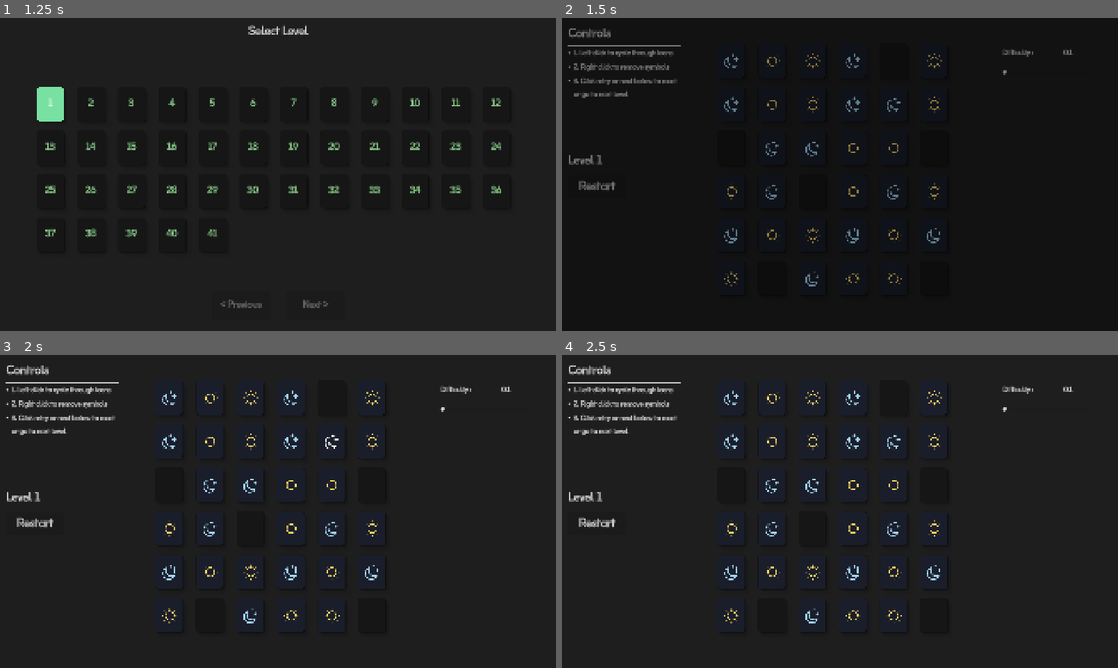
Above: before the commit, frames 1-4 (two rows, left to right).
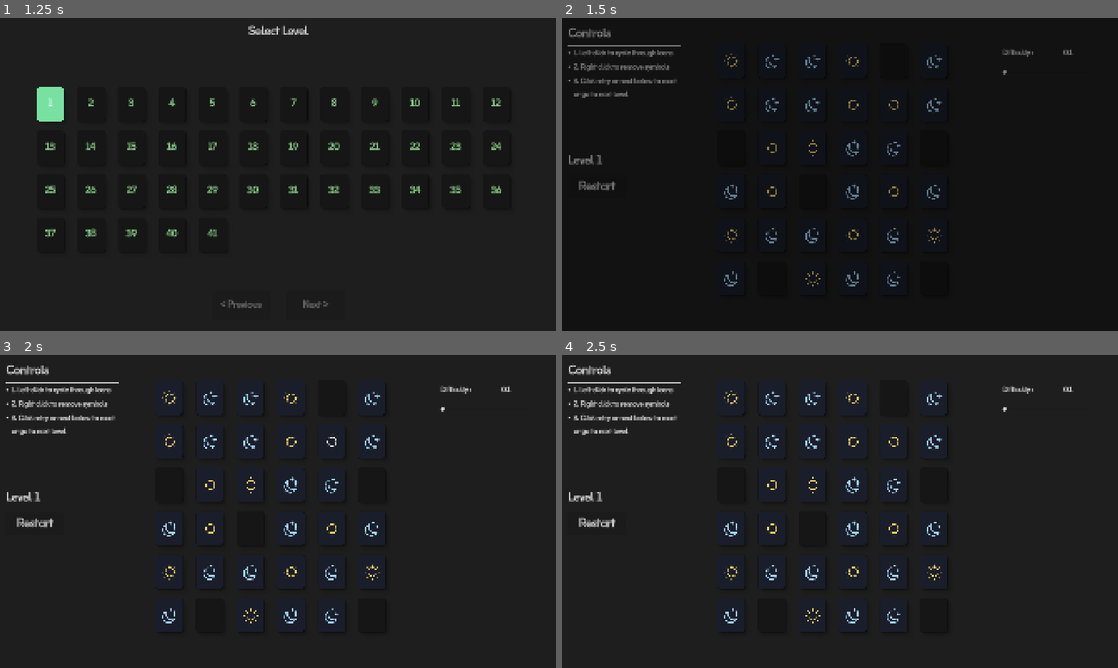
Above: after the commit, the same moments.

Repository: Ghosttown-sys/Balance
Game: Godot game, scene res://addons/revelab_base_kit/title/title.tscn
Two runs of this game, one before a commit and one after it. Both use one fixed random seed, a clock stepped at 60 frames per second and the inputs below.
Inputs (mouse positions are in pixels of both pictures, inside the frame that each line leads up to):
- Up to frame 1 (1.25 s): click "Play" at 0.5 s
- Up to frame 2 (1.5 s): drag from (617, 108) to (895, 105) at 1.27 s
- Up to frame 3 (2 s): no input
- Up to frame 4 (2.5 s): click "Restart" at 2 s

Frame 1 is identical in both runs. In frame 2, 1.5% of the frame differs, in the area x 29-69%, y 11-86%; in frame 3, 1.6%; in frame 4, 1.6%.

Commit message:
music in

Diff:
--- /dev/null
+++ b/autoload/music.gd
@@ -0,0 +1,6 @@
+extends Node
+@onready var pop: AudioStreamPlayer = $pop
+
+func play_pop():
+	pop.pitch_scale = randf_range(0.95, 1.05)
+	pop.play()
--- /dev/null
+++ b/autoload/music.tscn
@@ -0,0 +1,17 @@
+[gd_scene load_steps=4 format=3 uid="uid://tyr0jsfpx8hn"]
+
+[ext_resource type="Script" uid="uid://brapu7egej03q" path="res://autoload/music.gd" id="1_vnik8"]
+[ext_resource type="AudioStream" uid="uid://dpduuqjjulgrw" path="res://assets/music/relaxing-piano-music-123845.mp3" id="2_vnik8"]
+[ext_resource type="AudioStream" uid="uid://cxyod5vxmiewu" path="res://assets/music/pop-cartoon-328167.mp3" id="3_vnik8"]
+
+[node name="Music" type="Node"]
+script = ExtResource("1_vnik8")
+
+[node name="back_ground" type="AudioStreamPlayer" parent="."]
+stream = ExtResource("2_vnik8")
+volume_db = -5.622
+autoplay = true
+
+[node name="pop" type="AudioStreamPlayer" parent="."]
+stream = ExtResource("3_vnik8")
+volume_db = -28.338
--- a/game_systems/ui_components/mouse_controllers/mouse_controller.gd
+++ b/game_systems/ui_components/mouse_controllers/mouse_controller.gd
@@ -17,3 +17,7 @@
 	mouse_position = get_global_mouse_position()
 	cursor.position = lerp(cursor.position, mouse_position, 0.25)
 	parent.mouse_position = cursor.position
+
+func _input(event: InputEvent) -> void:
+	if Input.is_action_just_pressed("left_mouse") or Input.is_action_just_pressed("right_mouse") or Input.is_action_just_pressed("middle_mouse"):
+		Music.play_pop()
--- a/playable/grid/grid.gd
+++ b/playable/grid/grid.gd
@@ -23,8 +23,8 @@
 signal value_changed(new_value: int)
 
 var SYMBOLS := {
-	0: { "texture": MOON, "color": "#a4d6f8" },
-	1: { "texture": SUN, "color": "#ffd965" },
+	0: { "texture": SUN, "color": "#ffd965" },
+	1: { "texture": MOON, "color": "#a4d6f8" },
 	2: { "texture": RAIN, "color": "#00bfff" },
 	3: { "texture": SNOW, "color": "#00f0ff" },
 	4: { "texture": THUNDER, "color": "#bf40bf" },
--- a/project.godot
+++ b/project.godot
@@ -23,6 +23,7 @@
 Game="*res://autoload/game.gd"
 Save_Service="*res://addons/revelab_base_kit/auto_loads/save_service.gd"
 Transition_Manager="*res://addons/revelab_base_kit/auto_loads/transition_manager.tscn"
+Music="*res://autoload/music.tscn"
 
 [display]
 
Not shown, added: assets/music/pop-cartoon-328167.mp3.import
Not shown, added: assets/music/relaxing-piano-music-123845.mp3.import
Not shown, added: autoload/music.gd.uid
Not shown, added: assets/music/pop-cartoon-328167.mp3
Not shown, added: assets/music/relaxing-piano-music-123845.mp3
